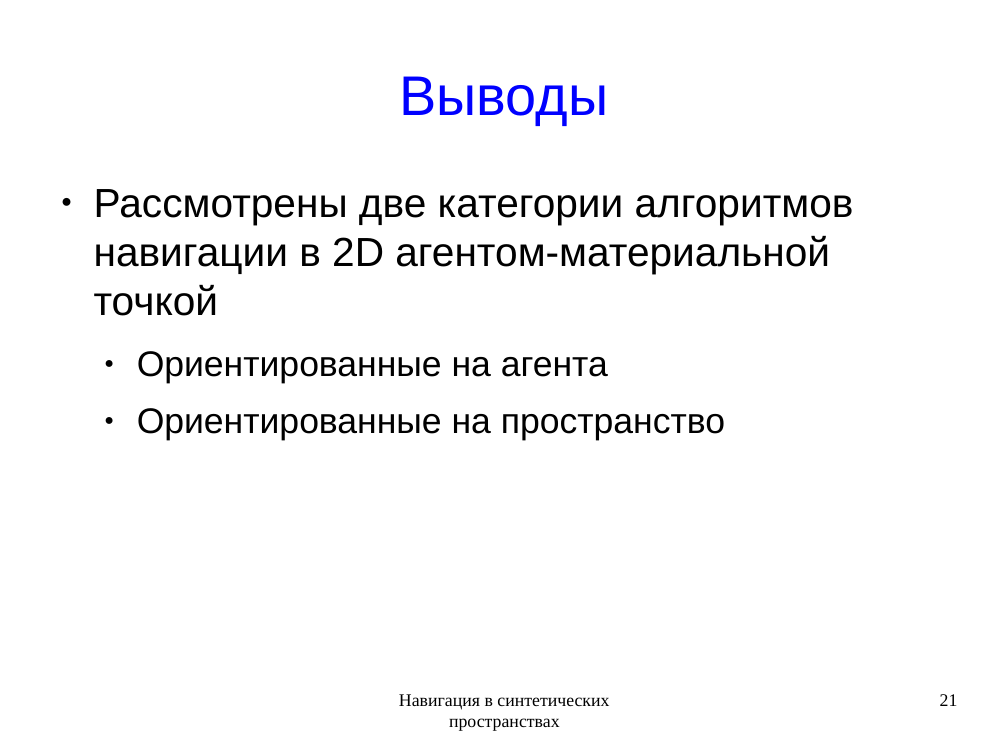
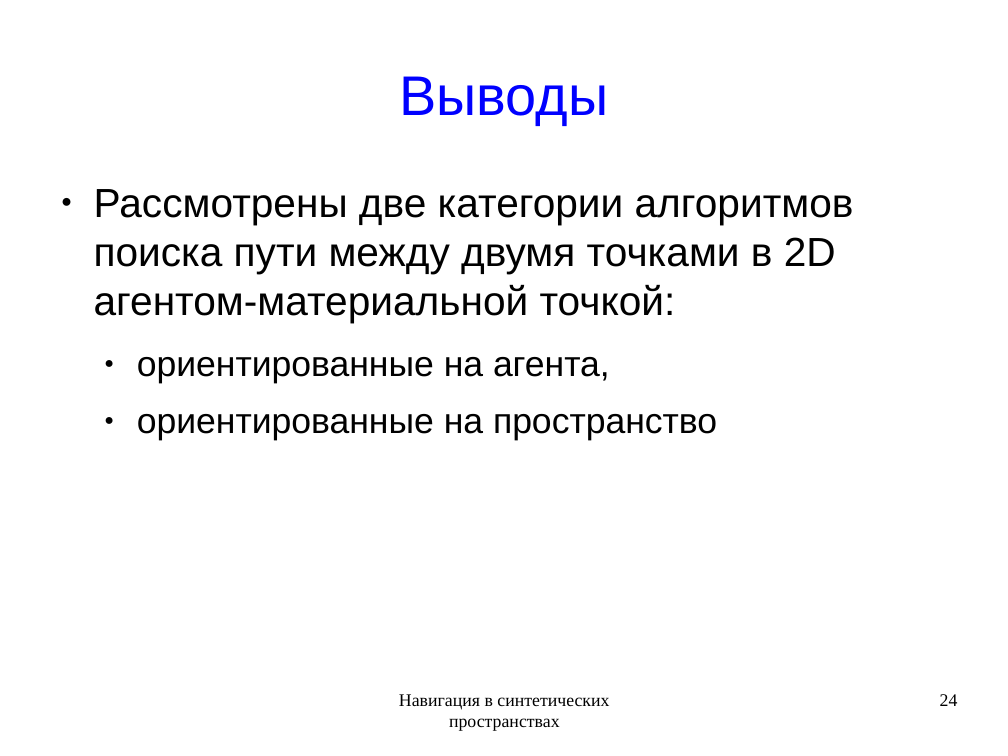
Before and after one commit to rutsky/semester09, a slide deck: slide 24 of Artificial_intelligence/Navigation_in_synthetic_space/50572_Rutsky_Navigation_in_synthetic_space.odp (slide 21 before the commit). Drawn at 1008x756 pixels with LibreOffice and Linux fonts; fonts in the diff are those of the drawing. Boxes give left, top, right and bottom in pixels: in the first picture for what was removed or moved away, otherwise in the second. Text is boxed around its words. In the diff, an @@ line names an element or a change of style, - is before the commit and + after.

```diff
--- a/Artificial_intelligence/Navigation_in_synthetic_space/50572_Rutsky_Navigation_in_synthetic_space.odp
+++ b/Artificial_intelligence/Navigation_in_synthetic_space/50572_Rutsky_Navigation_in_synthetic_space.odp
@@ text at bbox=[94, 189, 854, 441]: text changed @@
-● Рассмотрены две категории алгоритмов навигации в 2D агентом-материальной точкой
-  ● Ориентированные на агента
-  ● Ориентированные на пространство
+● Рассмотрены две категории алгоритмов поиска пути между двумя точками в 2D агентом-материальной точкой:
+  ● ориентированные на агента,
+  ● ориентированные на пространство
@@ page number at bbox=[940, 694, 958, 706]: text changed @@
-21
+24
```
Also in this commit, not shown: 19 other slides changed, 4 slides added.
